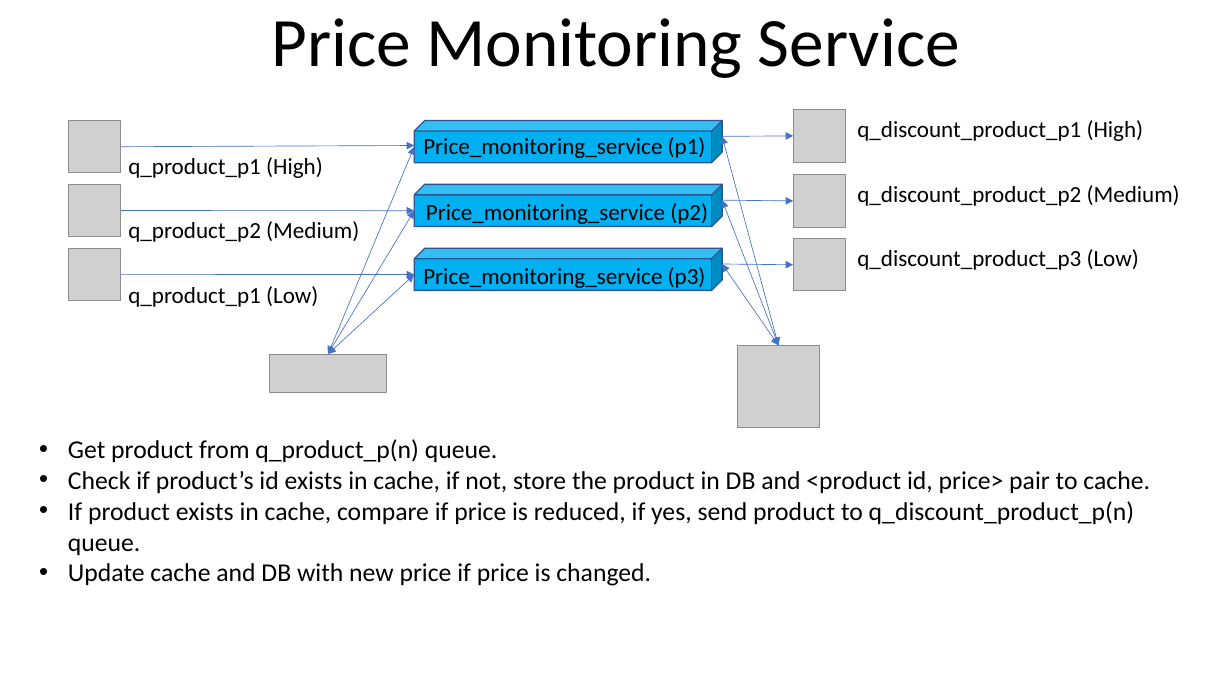
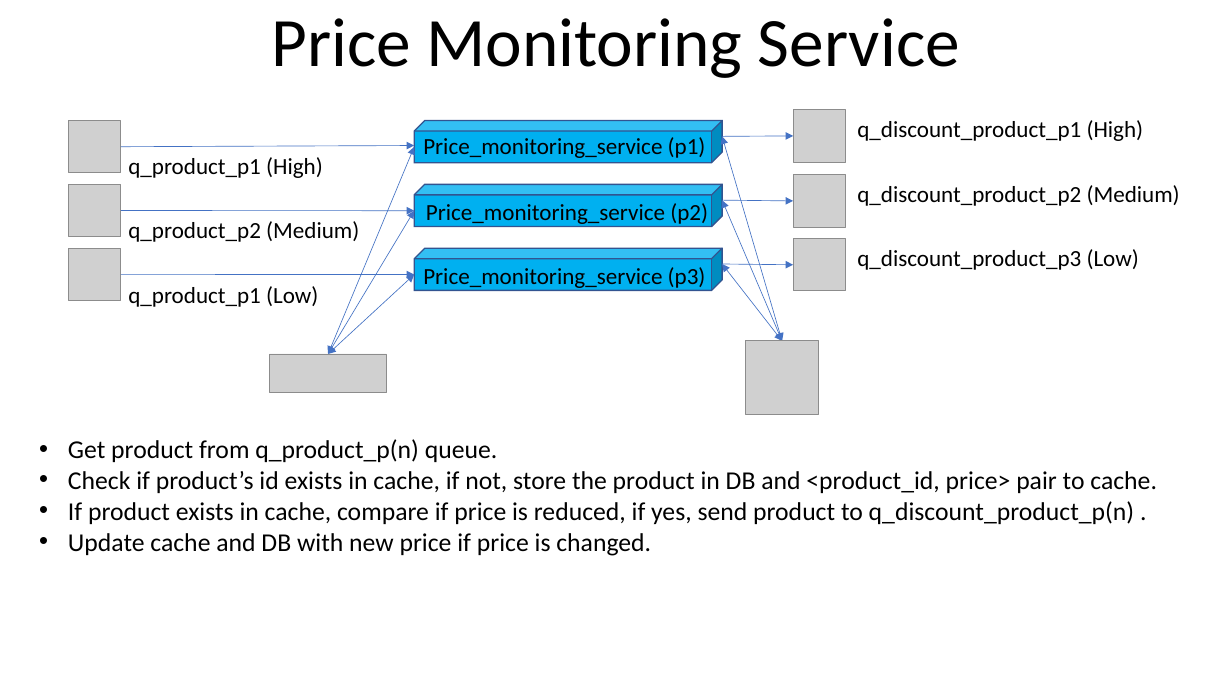
Before and after one commit to youhusky/price-monitoring-system, a slide deck: slide 7 of PriceMonitoringDesign.pptx (slide 5 before the commit). Drawn at 1232x693 pixels with LibreOffice and Linux fonts; fonts in the diff are those of the drawing; grey boxes stand for pictures. Boxes give left, top, right and bottom in pixels: in the first picture for what was removed or moved away, otherwise in the second. Text is boxed around its words. In the diff, an @@ line names an element or a change of style, - is before the commit and + after.

```diff
--- a/PriceMonitoringDesign.pptx
+++ b/PriceMonitoringDesign.pptx
@@ double arrow moved from (723, 137) - (778, 346) to (723, 137) - (782, 341) @@
@@ double arrow moved from (723, 201) - (778, 346) to (723, 201) - (782, 341) @@
@@ double arrow moved from (723, 264) - (778, 346) to (723, 264) - (782, 341) @@
@@ picture: place and size @@
-picture at (738, 346, 820, 428)
+picture at (746, 341, 819, 414)
@@ text at (68, 471, 1157, 524): text changed @@
-• Check if product’s id exists in cache, if not, store the product in DB and <product id, price> pair to cache.
-• If product exists in cache, compare if price is reduced, if yes, send product to q_discount_product_p(n) queue.
+• Check if product’s id exists in cache, if not, store the product in DB and <product_id, price> pair to cache.
+• If product exists in cache, compare if price is reduced, if yes, send product to q_discount_product_p(n) .
```
Also in this commit, not shown: 8 other slides changed, 1 slide added, 3 other files.
